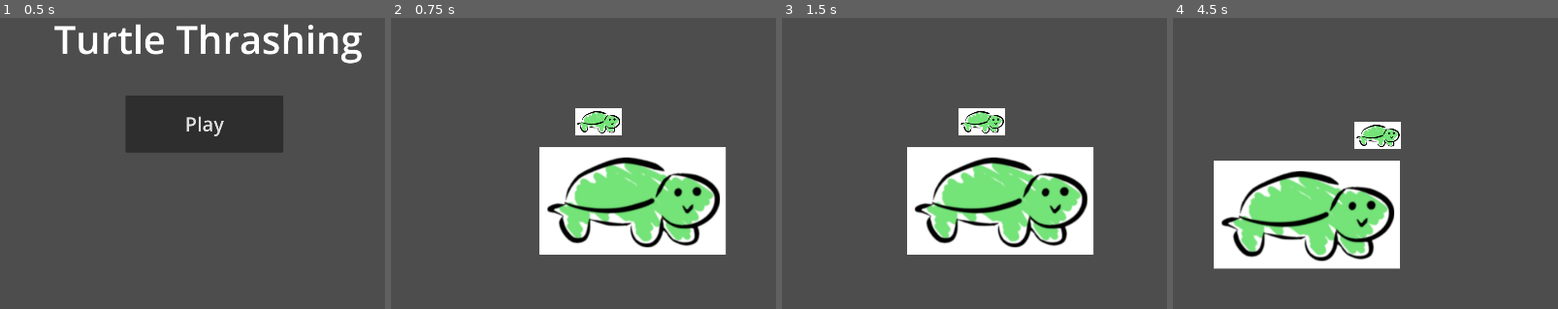
Above: before the commit, frames 1-4 (left to right).
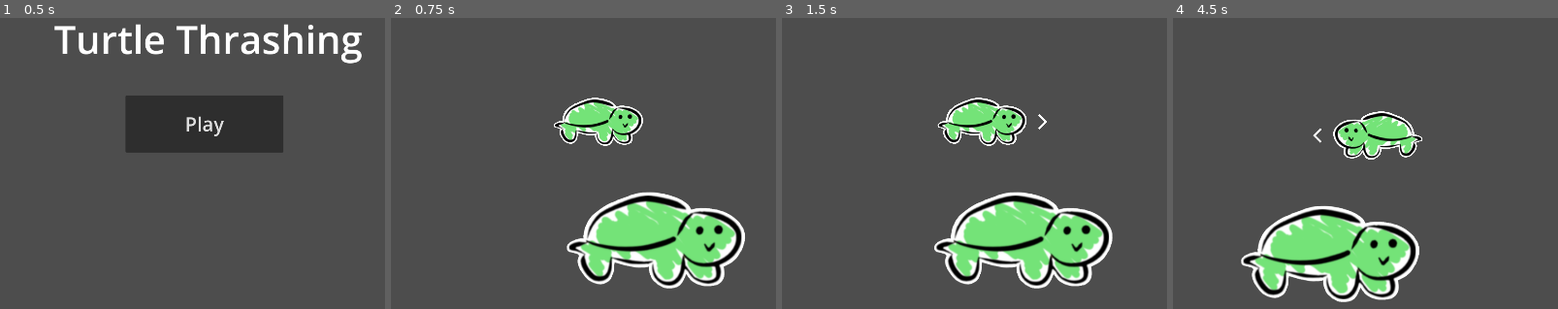
Above: after the commit, the same moments.

Repository: calbhonkman/UMBC-GAIM-2026---Turtle-Thrashing
Game: Godot game, scene res://scenes/mainmenu.tscn
The game is run twice, just before and just after one commit, with the same random seed, the same clock (stepped at 60 frames per second) and the same inputs.
Inputs:
- Up to frame 1 (0.5 s): no input
- Up to frame 2 (0.75 s): click "Play" at 0.5 s
- Up to frame 3 (1.5 s): tap Enter at 1.25 s; hold D (right) from 1.28 s (still down)
- Up to frame 4 (4.5 s): release D (right) at 2.03 s; hold S (down) 2.03-2.78 s; hold D (right) 2.78-3.53 s; hold W (up) 3.53-4.28 s; hold A (left) from 4.28 s (still down)

Frame 1 is identical in both runs. In frame 2, 22% of the frame differs, in the area x 38-92%, y 27-93%; in frame 3, 22%; in frame 4, 22%, in the area x 10-65%, y 32-98%.

Commit message:
Improved movement feedback
- Shaved down the turtle sprite so it wasn't a rectangle
- Made the sprite flip when changing horizontal directions
- Added an arrow that shows the player which direction they are moving

Diff:
--- a/godot-project/player.gd
+++ b/godot-project/player.gd
@@ -3,14 +3,17 @@
 @export var SPEED = 200
 @export var CAMERA_DIST = 100
 
+@onready var sprite = $Sprite2D
 @onready var camera = $Camera2D
-
-
+@onready var indicator = $Indicator
 
 func _process(delta):
-	print(position)
 	var movement_vector = Input.get_vector("left","right","up","down")
 	camera.global_position = lerp(camera.global_position, global_position + movement_vector * CAMERA_DIST, delta)
-	print(movement_vector)
 	if movement_vector.length() != 0:
+		indicator.visible = true
+		indicator.rotation = movement_vector.angle()
+		sprite.scale.x = abs(sprite.scale.x) * movement_vector.x / abs(movement_vector.x) if movement_vector.x != 0 else sprite.scale.x
 		move_and_collide(movement_vector * SPEED * delta)
+	else:
+		indicator.visible = false
--- /dev/null
+++ b/godot-project/prefabs/fist.tscn
@@ -0,0 +1,18 @@
+[gd_scene format=3 uid="uid://csgsdh6itco8"]
+
+[ext_resource type="Script" uid="uid://bt5emnfecomlv" path="res://scenes/fist.gd" id="1_vbem3"]
+[ext_resource type="Texture2D" uid="uid://bvj8yj51s2f7d" path="res://assets/Fist.png" id="2_u8nvv"]
+
+[sub_resource type="RectangleShape2D" id="RectangleShape2D_iywne"]
+size = Vector2(124, 106)
+
+[node name="Fist" type="Area2D" unique_id=238644860]
+scale = Vector2(0.5, 0.5)
+script = ExtResource("1_vbem3")
+
+[node name="Sprite2D" type="Sprite2D" parent="." unique_id=731389129]
+texture = ExtResource("2_u8nvv")
+
+[node name="CollisionShape2D" type="CollisionShape2D" parent="." unique_id=468740506]
+position = Vector2(6, -9)
+shape = SubResource("RectangleShape2D_iywne")
--- /dev/null
+++ b/godot-project/scenes/fist.gd
@@ -0,0 +1,16 @@
+extends Area2D
+
+@export var MAX_LIFETIME = 1
+@export var SPEED = 800
+
+var lifetime = 0
+var direction = Vector2.ZERO
+
+func set_direction(d: Vector2):
+	direction = d
+
+func _process(delta):
+	lifetime += delta
+	if (lifetime >= MAX_LIFETIME):
+		queue_free()
+	global_position += direction * SPEED * delta
--- a/godot-project/scenes/game.tscn
+++ b/godot-project/scenes/game.tscn
@@ -2,24 +2,34 @@
 
 [ext_resource type="Script" uid="uid://c2q51iiaxua7n" path="res://player.gd" id="1_yqjtg"]
 [ext_resource type="Texture2D" uid="uid://1xvbq41oxbsv" path="res://assets/TurtleThrashing.png" id="2_lnu2h"]
+[ext_resource type="Texture2D" uid="uid://dfjwoe1nwqe4t" path="res://assets/DirectionIndicator.png" id="3_lnu2h"]
 
 [sub_resource type="RectangleShape2D" id="RectangleShape2D_fc0e3"]
-size = Vector2(116, 68)
+size = Vector2(397, 222)
 
 [node name="Node2D" type="Node2D" unique_id=2020137742]
 
 [node name="Player" type="CharacterBody2D" parent="." unique_id=1744978302]
+scale = Vector2(0.5, 0.5)
 script = ExtResource("1_yqjtg")
 
 [node name="Sprite2D" type="Sprite2D" parent="Player" unique_id=736989500]
-scale = Vector2(0.25, 0.25)
+texture_filter = 1
 texture = ExtResource("2_lnu2h")
 
 [node name="Camera2D" type="Camera2D" parent="Player" unique_id=252486179]
 
 [node name="CollisionShape2D" type="CollisionShape2D" parent="Player" unique_id=825924628]
+position = Vector2(13.5, 1)
 shape = SubResource("RectangleShape2D_fc0e3")
 
-[node name="TurtleThrashing" type="Sprite2D" parent="." unique_id=1590373526]
-position = Vector2(85, 196)
+[node name="Indicator" type="Node2D" parent="Player" unique_id=1741467556]
+
+[node name="Sprite2D" type="Sprite2D" parent="Player/Indicator" unique_id=1598154813]
+position = Vector2(300, 0)
+scale = Vector2(0.5, 0.5)
+texture = ExtResource("3_lnu2h")
+
+[node name="TurtleThrashing" type="Sprite2D" parent="." unique_id=754138013]
+position = Vector2(142, 293)
 texture = ExtResource("2_lnu2h")
--- a/godot-project/scenes/mainmenu.tscn
+++ b/godot-project/scenes/mainmenu.tscn
@@ -1,6 +1,6 @@
 [gd_scene format=3 uid="uid://1w845eeqw7qm"]
 
-[ext_resource type="Script" uid="uid://dtd5y8l7gj8xj" path="res://scenes/mainmenu.gd" id="1_5mbse"]
+[ext_resource type="Script" uid="uid://dtd5y8l7gj8xj" path="res://scripts/mainmenu.gd" id="1_5mbse"]
 
 [sub_resource type="LabelSettings" id="LabelSettings_loy4s"]
 font_size = 96
--- /dev/null
+++ b/godot-project/scripts/fist.gd
@@ -0,0 +1 @@
+extends AnimatableBody2D
Binary file added: godot-project/assets/DirectionIndicator.png
Not shown, added: godot-project/assets/DirectionIndicator.png.import
Binary file added: godot-project/assets/Fist.png
Not shown, added: godot-project/assets/Fist.png.import
Binary file changed: godot-project/assets/TurtleThrashing.png
Not shown, added: godot-project/scenes/fist.gd.uid
Not shown, added: godot-project/scripts/fist.gd.uid
Renamed: godot-project/scenes/mainmenu.gd -> godot-project/scripts/mainmenu.gd
Renamed: godot-project/scenes/mainmenu.gd.uid -> godot-project/scripts/mainmenu.gd.uid
